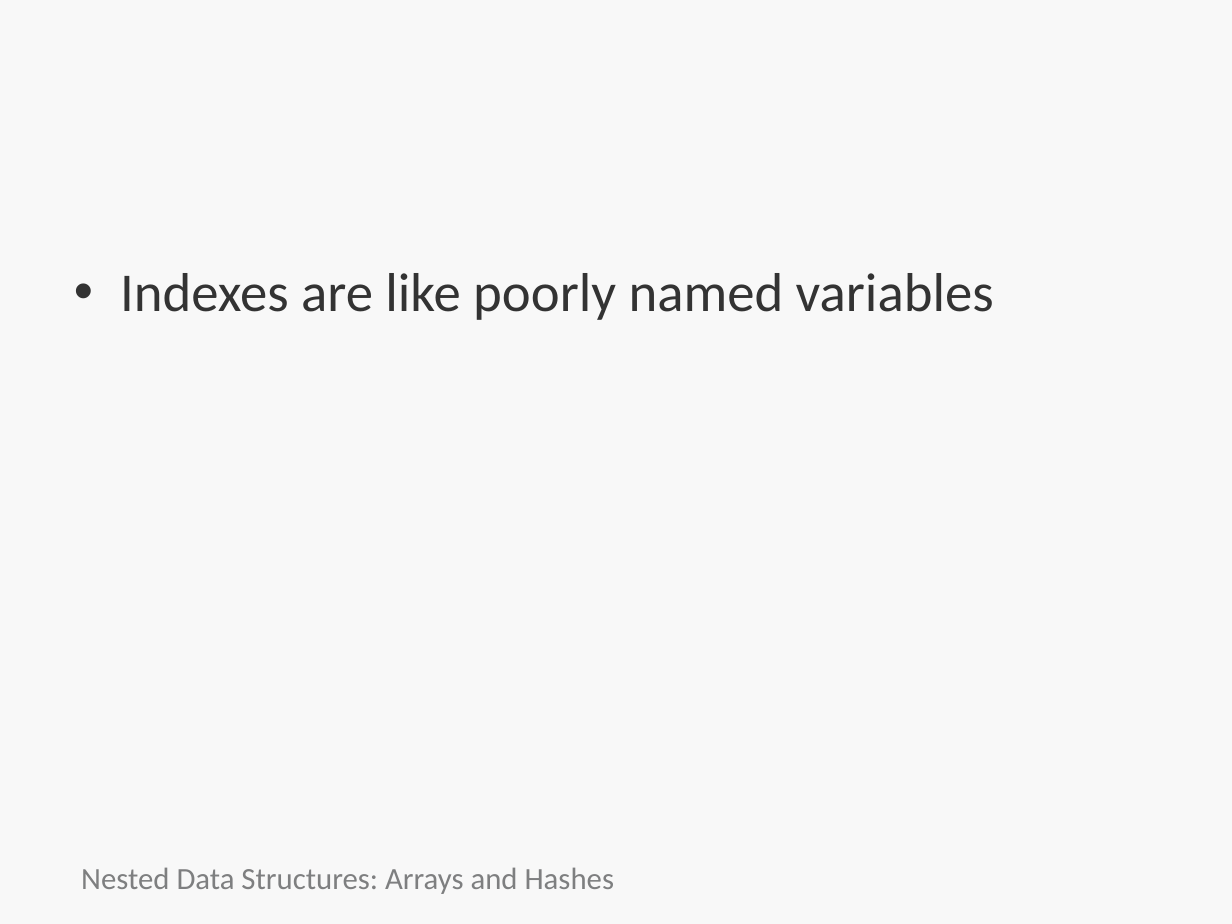
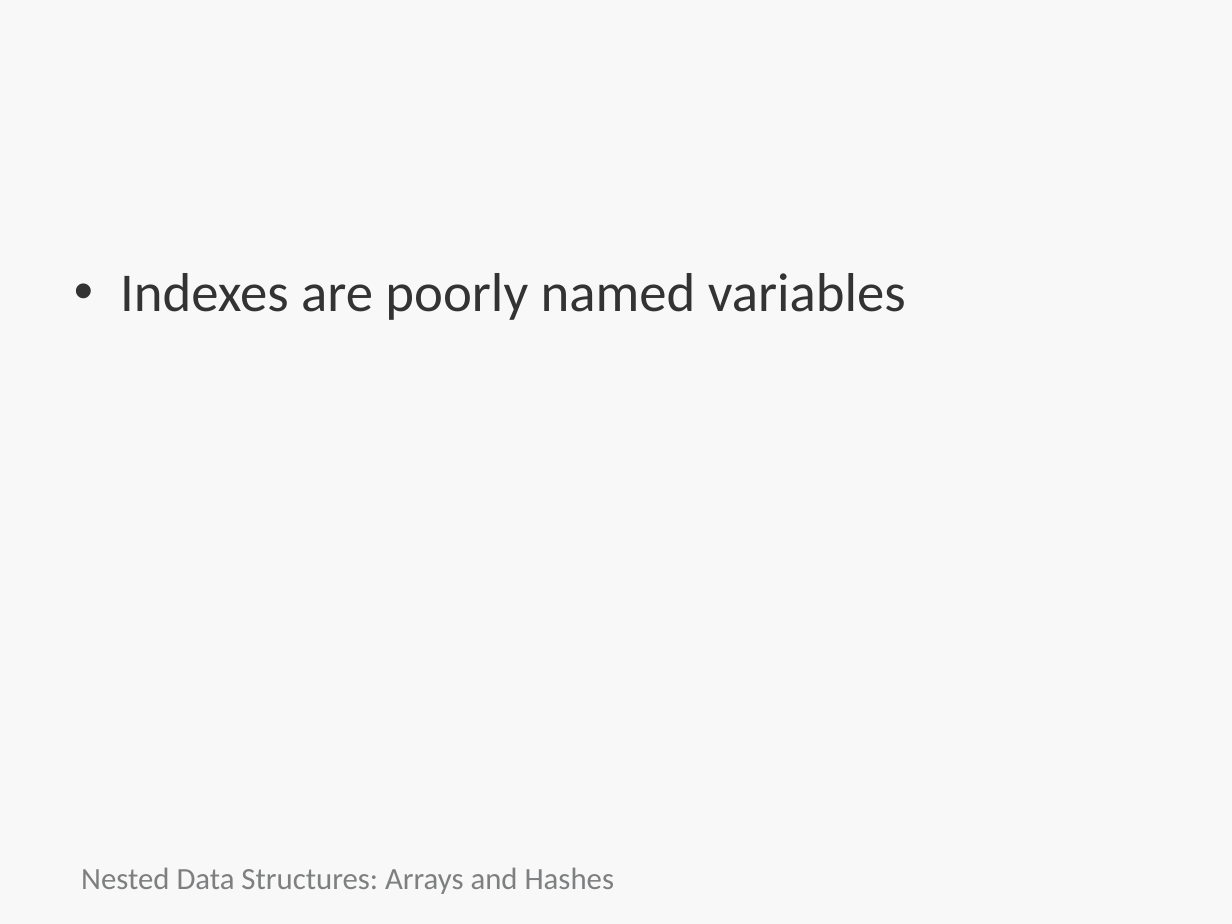
Before and after one commit to bootcoder/lectures, a slide deck: slide 43 of 1phase/data-stucts/HTC-nested-data-structures.pptx (slide 44 before the commit). Drawn at 1232x924 pixels with LibreOffice and Linux fonts; fonts in the diff are those of the drawing; background and template pictures are left out. Boxes give left, top, right and bottom in pixels: in the first picture for what was removed or moved away, otherwise in the second. Text is boxed around its words. In the diff, an @@ line names an element or a change of style, - is before the commit and + after.

```diff
--- a/1phase/data-stucts/HTC-nested-data-structures.pptx
+++ b/1phase/data-stucts/HTC-nested-data-structures.pptx
@@ text at bbox=[120, 273, 906, 320]: text changed @@
-• Indexes are like poorly named variables
+• Indexes are poorly named variables
```
Also in this commit, not shown: 2 other slides changed, 1 slide removed, 3 other files.
